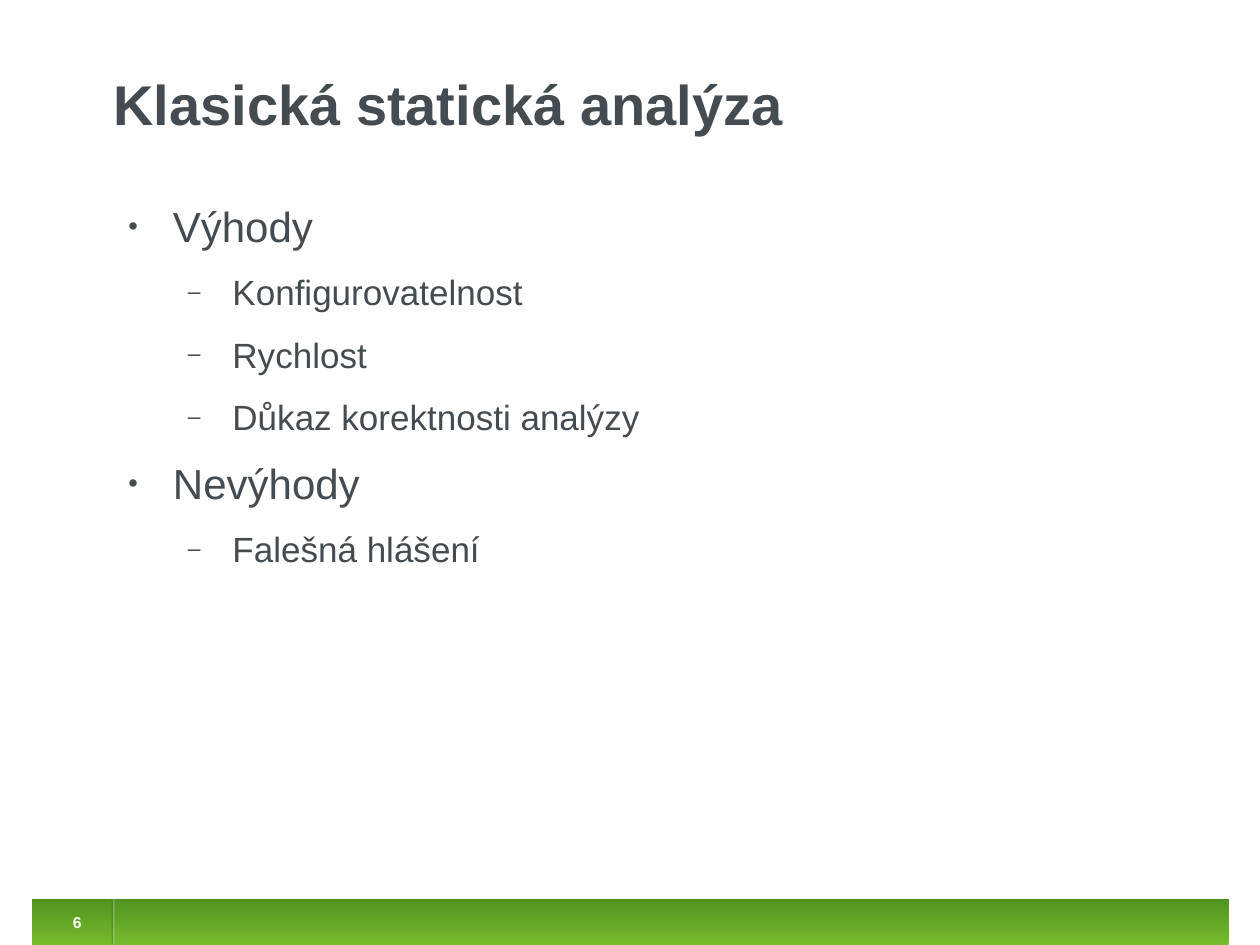
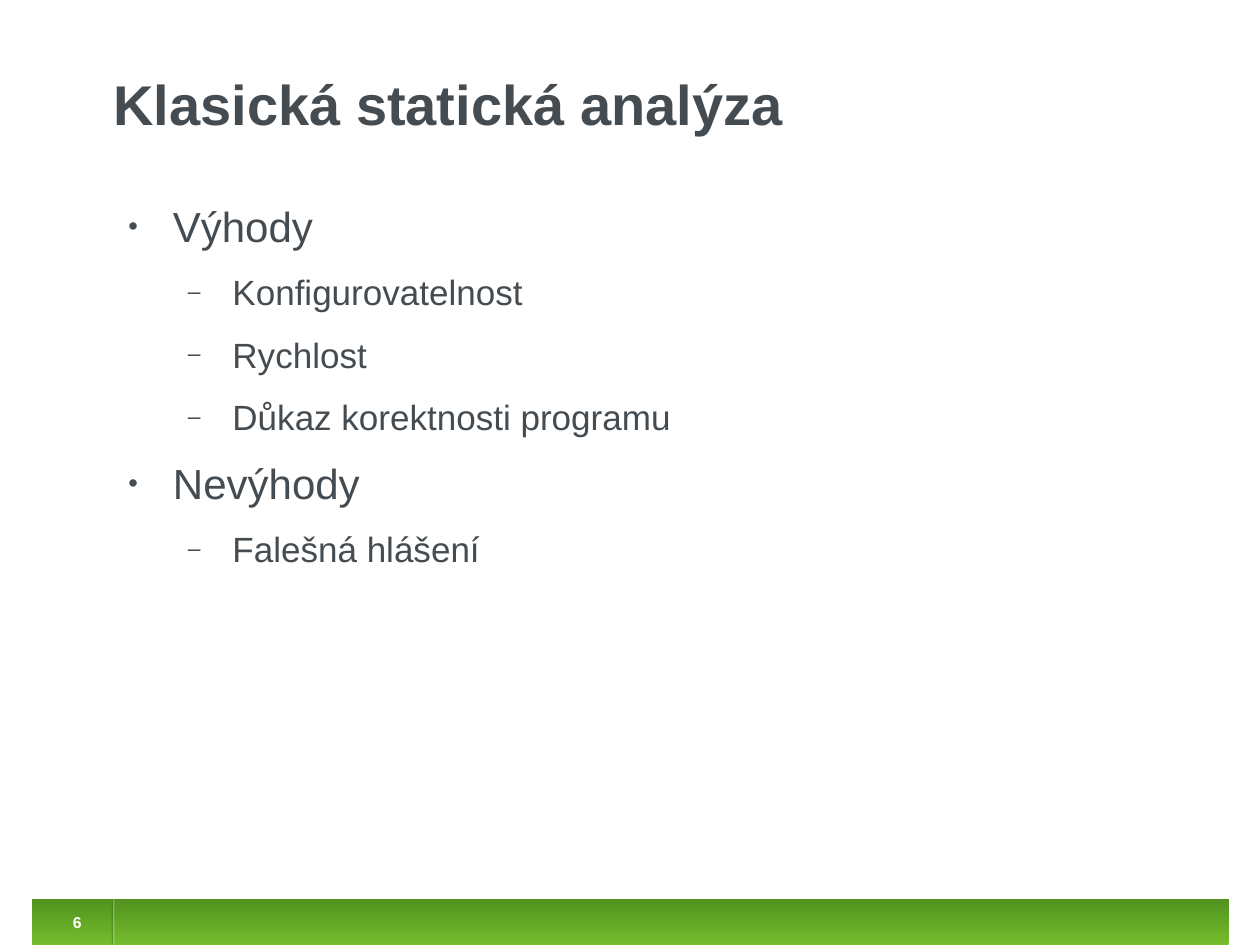
Before and after one commit to jirislaby/writings, a slide deck: slide 6 of presentations/stanse_prase.odp. Drawn at 1260x945 pixels with LibreOffice and Linux fonts; fonts in the diff are those of the drawing. Boxes give left, top, right and bottom in pixels: in the first picture for what was removed or moved away, otherwise in the second. Text is boxed around its words. In the diff, an @@ line names an element or a change of style, - is before the commit and + after.

```diff
--- a/presentations/stanse_prase.odp
+++ b/presentations/stanse_prase.odp
@@ text at [232,402,671,437]: text changed @@
-  ‒ Důkaz korektnosti analýzy
+  ‒ Důkaz korektnosti programu
```
Also in this commit, not shown: 10 other slides changed, 13 slides added, 1 slide removed.
